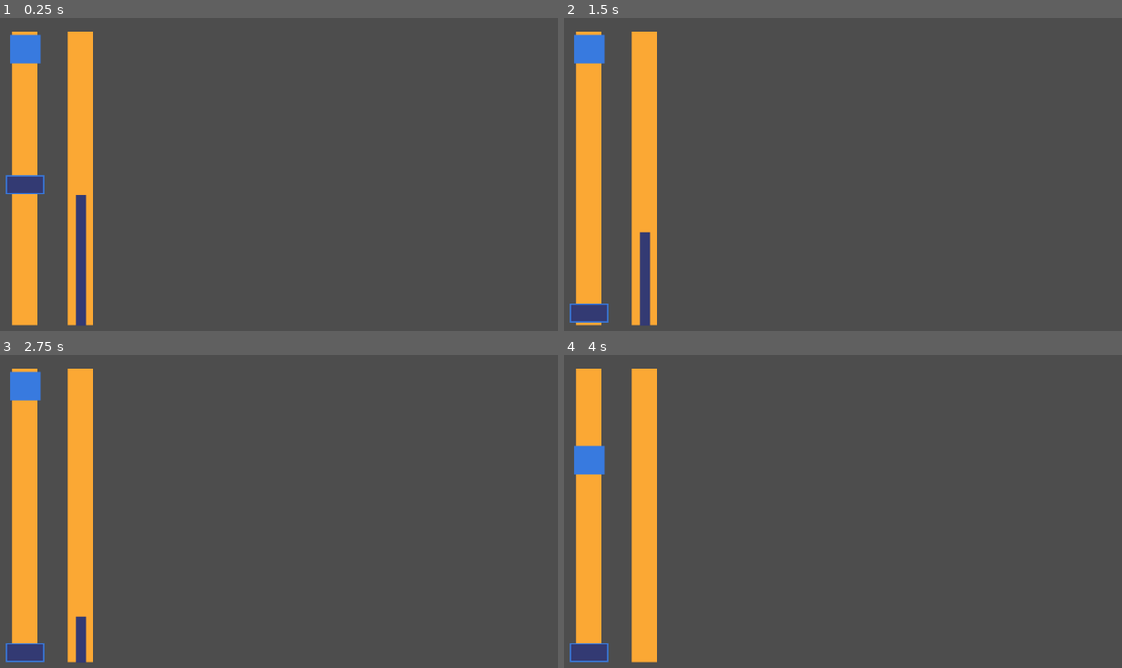
Above: before the commit, frames 1-4 (two rows, left to right).
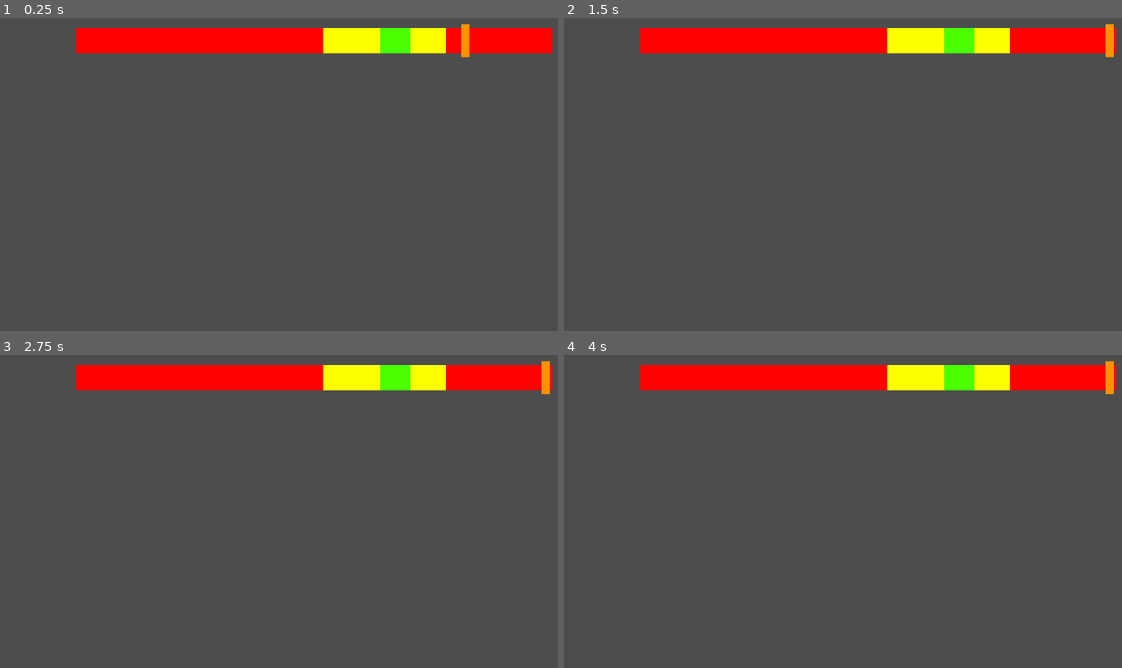
Above: after the commit, the same moments.

Repository: noah-eben/Grain-Harvesters-Game
Game: Godot game, scene res://scenes/test scenes/price_stock_test.tscn
Two runs of this game, one before a commit and one after it. Both use one fixed random seed, a clock stepped at 60 frames per second and the inputs below. Before the commit the project starts from res://scenes/test scenes/humidity_test_bar.tscn.
Inputs:
- Up to frame 1 (0.25 s): no input
- Up to frame 2 (1.5 s): tap Enter (ui_accept) at 0.5, 0.6, 0.77, 1.07, 1.25, 1.35 s; hold Right (ui_right) 0.53-1.28 s
- Up to frame 3 (2.75 s): tap Enter (ui_accept) at 1.52, 1.82, 2, 2.1 s; hold Right (ui_right) from 2.03 s (still down)
- Up to frame 4 (4 s): tap Enter (ui_accept) at 2.75, 2.85, 3.02, 3.32, 3.6, 3.77 s; release Right (ui_right) at 3.53 s

The runs differ from the first frame. In frame 1, 16% of the frame differs, in the area x 0-100%, y 1-99%; in frame 2, 16%; in frame 3, 16%; in frame 4, 16%.

Commit message:
Added price stock system

Diff:
--- a/project.godot
+++ b/project.godot
@@ -11,7 +11,7 @@
 [application]
 
 config/name="Grain Harvester Game"
-run/main_scene="res://scenes/test scenes/humidity_test_bar.tscn"
+run/main_scene="res://scenes/test scenes/price_stock_test.tscn"
 config/features=PackedStringArray("4.3", "GL Compatibility")
 boot_splash/show_image=false
 config/icon="res://icon.svg"
--- /dev/null
+++ b/scenes/test scenes/grain_fill_test.tscn
@@ -0,0 +1,3 @@
+[gd_scene format=3 uid="uid://uycmkcbi2wsk"]
+
+[node name="grain_fill_test" type="Node2D"]
--- a/scenes/test scenes/price_stock_test.tscn
+++ b/scenes/test scenes/price_stock_test.tscn
@@ -8,7 +8,9 @@
 @onready var green_zone: ColorRect = $greenZone
 @onready var moving_bar: ColorRect = $movingBar
 
-@onready var barSpeed: float = 100.00
+@onready var isBarMoving: bool = true
+@onready var score: String = 'nil'
+@onready var barSpeed: float = 450.00
 
 func _process(delta: float) -> void:
 	moveBar(delta)
@@ -17,15 +19,34 @@
 	return
 
 func moveBar(delta):
-	moving_bar += barSpeed * delta
+	if not isBarMoving:
+		return
 
-	if moving_bar >
+	moving_bar.position.x += barSpeed * delta
+
+	if moving_bar.position.x > red_zone.position.x + red_zone.size.x:
+		barSpeed = -barSpeed
+
+	if moving_bar.position.x < red_zone.position.x:
+		barSpeed = -barSpeed
+
 	return
 
 func trackBar(delta):
-	return
+	if yellow_zone.position.x < moving_bar.position.x and moving_bar.position.x < yellow_zone.position.x + yellow_zone.size.x:
+		score = 'B'
+		if green_zone.position.x < moving_bar.position.x + moving_bar.size.x/2 and moving_bar.position.x < green_zone.position.x + green_zone.size.x:
+			score = \"A\"
+			return score
+		return score
+	else:
+		score = 'C'
+	return score
 
 func stopBar(delta):
+	if Input.is_action_just_pressed('ui_accept'):
+		isBarMoving = false
+		print(score)
 	return
 "
 
